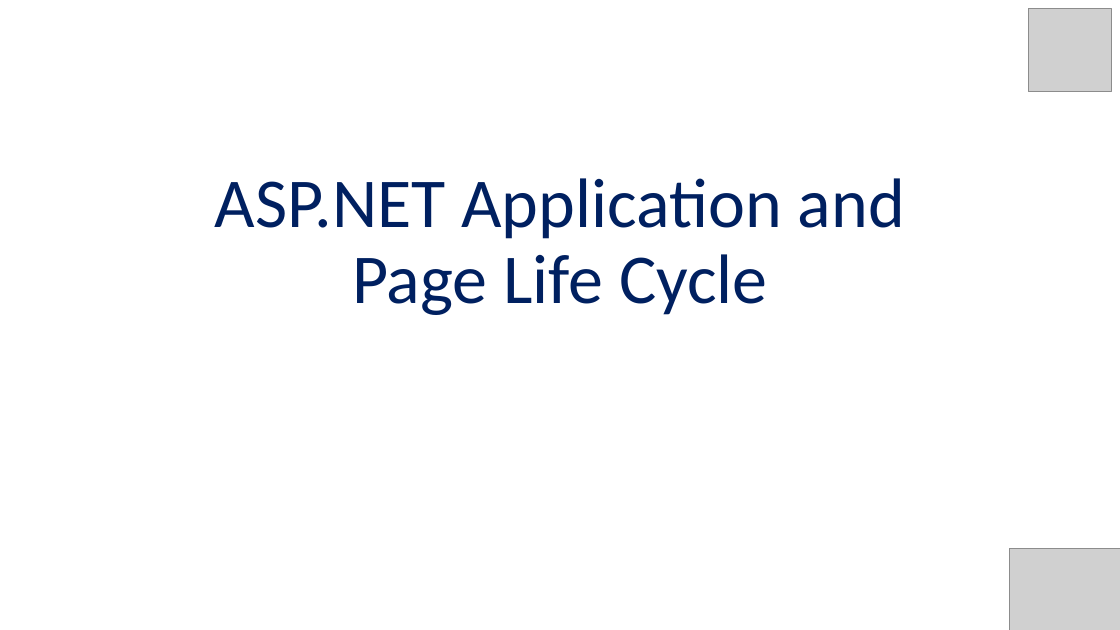
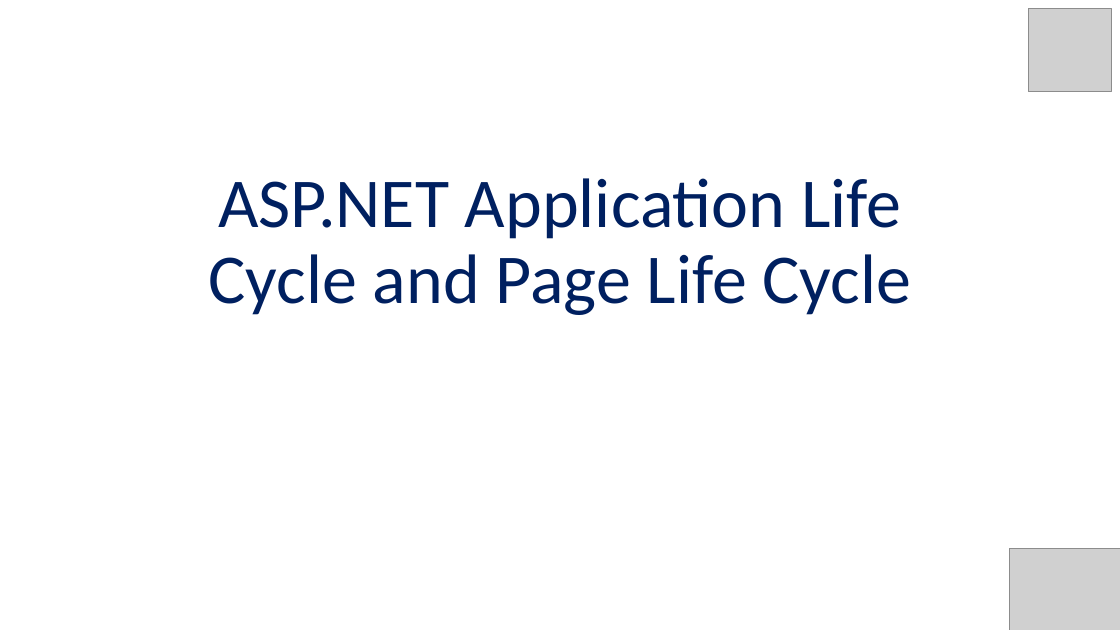
Before and after one commit to dpgohel/dpgohel.github.io, a slide deck: slide 1 of asp/unit-1/5_aspnet_page_life_cycle.pptx. Drawn at 1120x630 pixels with LibreOffice and Linux fonts; fonts in the diff are those of the drawing; grey boxes stand for pictures. Boxes give left, top, right and bottom in pixels: in the first picture for what was removed or moved away, otherwise in the second. Text is boxed around its words. In the diff, an @@ line names an element or a change of style, - is before the commit and + after.

```diff
--- a/asp/unit-1/5_aspnet_page_life_cycle.pptx
+++ b/asp/unit-1/5_aspnet_page_life_cycle.pptx
@@ title at box(209, 178, 911, 315): text changed @@
-ASP.NET Application and Page Life Cycle
+ASP.NET Application Life Cycle and Page Life Cycle
```
Also in this commit, not shown: 1 slide added, 42 other files.
